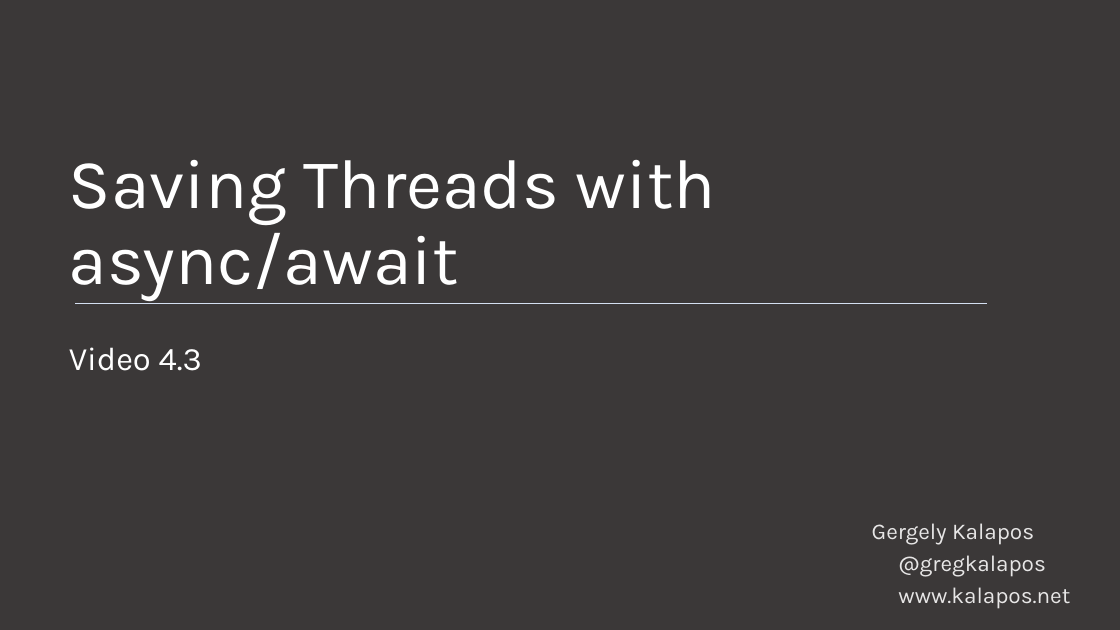
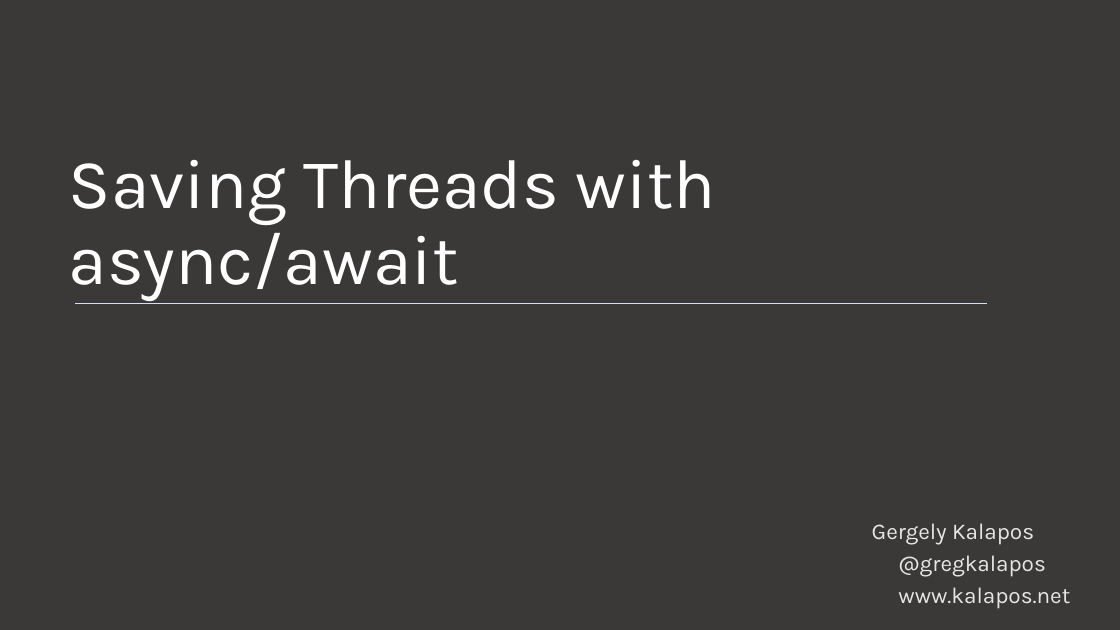
Before and after one commit to gregkalapos/HighPerformanceCodingInDotNet_Workshop, a slide deck: slide 27 of Slides/03_MakeAppsFaster.pptx. Drawn at 1120x630 pixels with LibreOffice and Linux fonts; fonts in the diff are those of the drawing; background and template pictures are left out. Boxes give left, top, right and bottom in pixels: in the first picture for what was removed or moved away, otherwise in the second. Text is boxed around its words. In the diff, an @@ line names an element or a change of style, - is before the commit and + after.

```diff
--- a/Slides/03_MakeAppsFaster.pptx
+++ b/Slides/03_MakeAppsFaster.pptx
@@ subtitle removed at <box>69,347,202,371</box> @@
-Video 4.3
```
Also in this commit, not shown: 1 slide added.
